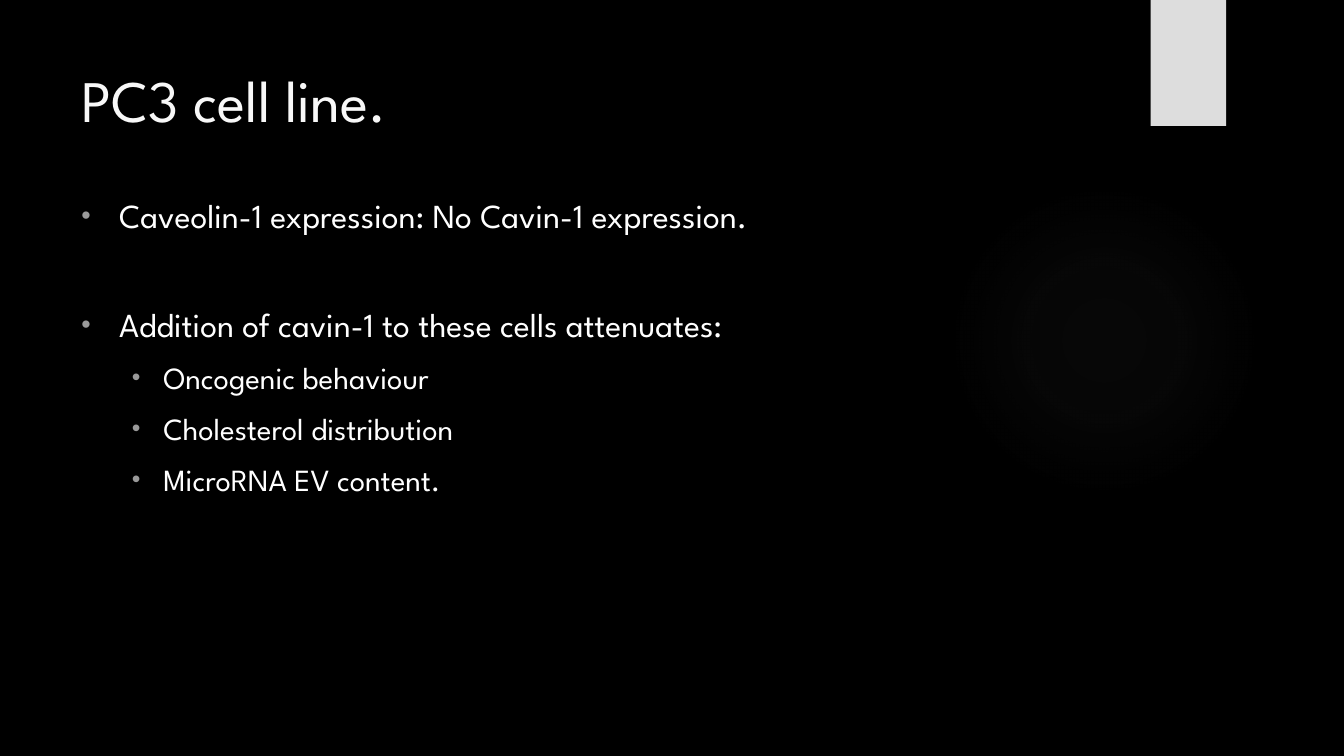
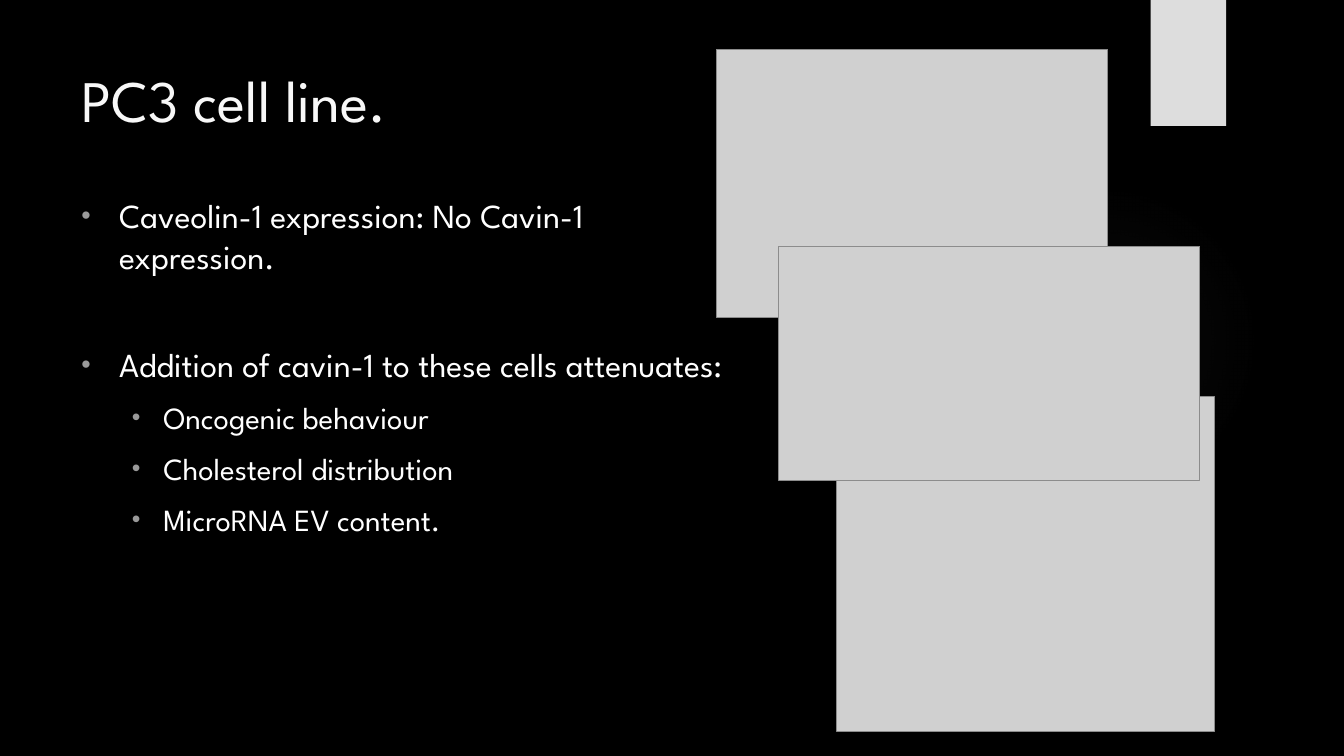
Before and after one commit to HarleyRobinson/Honours2, a slide deck: slide 3 of BackgroundInfo/MeetingSlides.pptx. Drawn at 1344x756 pixels with LibreOffice and Linux fonts; fonts in the diff are those of the drawing; grey boxes stand for pictures; background and template pictures are left out. Boxes give left, top, right and bottom in pixels: in the first picture for what was removed or moved away, otherwise in the second. Text is boxed around its words. In the diff, an @@ line names an element or a change of style, - is before the commit and + after.

```diff
--- a/BackgroundInfo/MeetingSlides.pptx
+++ b/BackgroundInfo/MeetingSlides.pptx
@@ picture added at (717, 49, 1108, 318) @@
@@ text "Caveolin-1 expression: No Cavin-1 expression." rewrapped from (119, 205, 748, 492) to (119, 205, 722, 532) @@
@@ picture added at (778, 246, 1200, 480) @@
@@ picture added at (837, 397, 1215, 732) @@
```
Also in this commit, not shown: 1 other slide changed, 10 other files.
